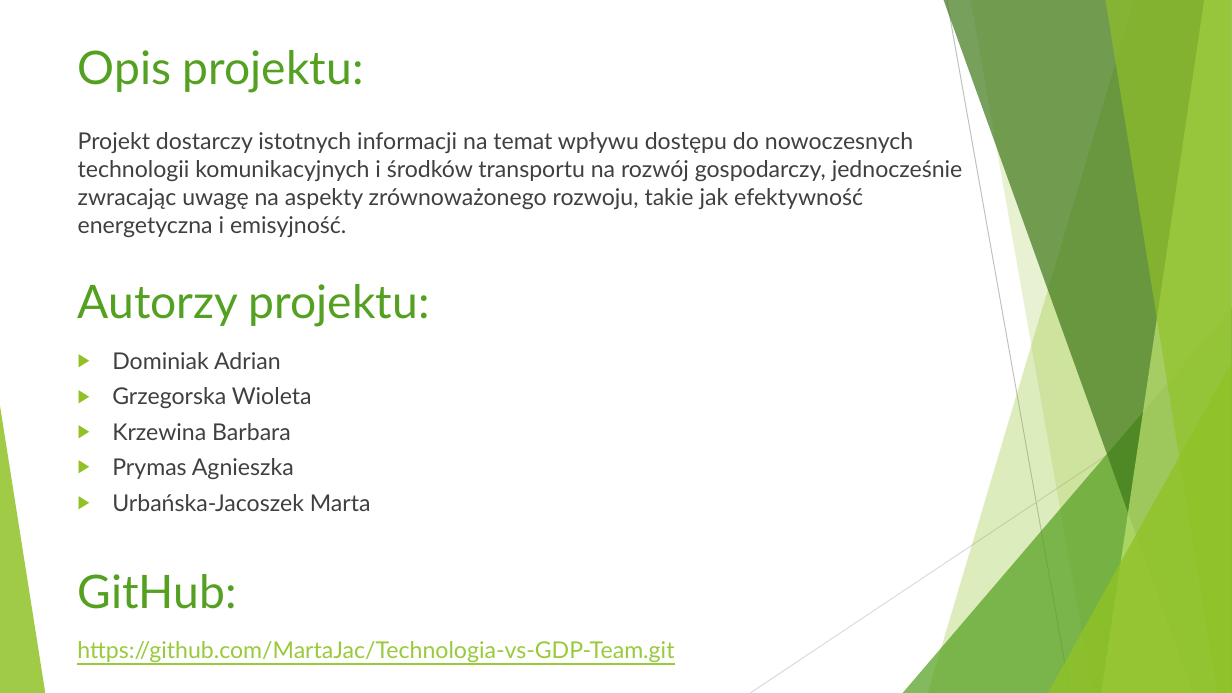
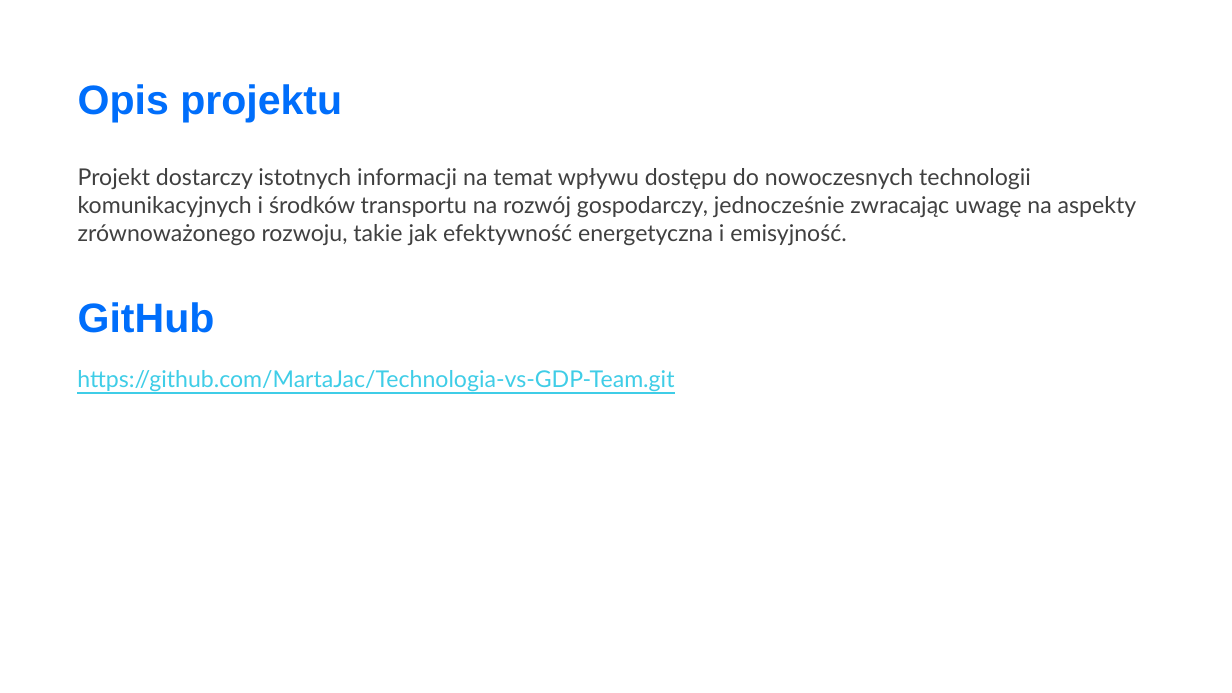
Before and after one commit to MartaJac/Technologia-vs-GDP-Team, a slide deck: slide 2 of Technologia vs GDP.pptx. Drawn at 1232x693 pixels with LibreOffice and Linux fonts; fonts in the diff are those of the drawing. Boxes give left, top, right and bottom in pixels: in the first picture for what was removed or moved away, otherwise in the second. Text is boxed around its words. In the diff, an @@ line names an element or a change of style, - is before the commit and + after.

```diff
--- a/Technologia vs GDP.pptx
+++ b/Technologia vs GDP.pptx
@@ title at (x1=78, y1=84, x2=342, y2=123): text changed; size 36 to 32 pt; font Lato to Arial; text colour #54A021 to #006EFB; bold on @@
-Opis projektu:
+Opis projektu
@@ text "Projekt dostarczy istotnych informacji na ..." rewrapped from (x1=78, y1=132, x2=963, y2=237) to (x1=78, y1=168, x2=1136, y2=245) @@
@@ text removed at (x1=78, y1=284, x2=430, y2=327) @@
-Autorzy projektu:
@@ text at (x1=78, y1=302, x2=215, y2=333): text changed; size 36 to 32 pt; font Lato to Arial; text colour #54A021 to #006EFB; bold on @@
-GitHub:
+GitHub
@@ text removed at (x1=112, y1=352, x2=371, y2=511) @@
-▶ Dominiak Adrian
-▶ Grzegorska Wioleta
-▶ Krzewina Barbara
-▶ Prymas Agnieszka
-▶ Urbańska-Jacoszek Marta
@@ text "https://github.com/MartaJac/Technologia-vs-GDP-Team.git" moved from (x1=77, y1=641, x2=674, y2=662) to (x1=77, y1=370, x2=674, y2=391) @@
@@ text "https://github.com/MartaJac/Technologia-vs-GDP-Team.git" at (x1=77, y1=370, x2=674, y2=391): text colour #99CA3C to #3FCDE7 @@
@@ group removed at (x1=0, y1=0, x2=1232, y2=693): 5 freeform shapes, 3 triangles, 2 lines @@
```
Also in this commit, not shown: 9 other slides changed.
